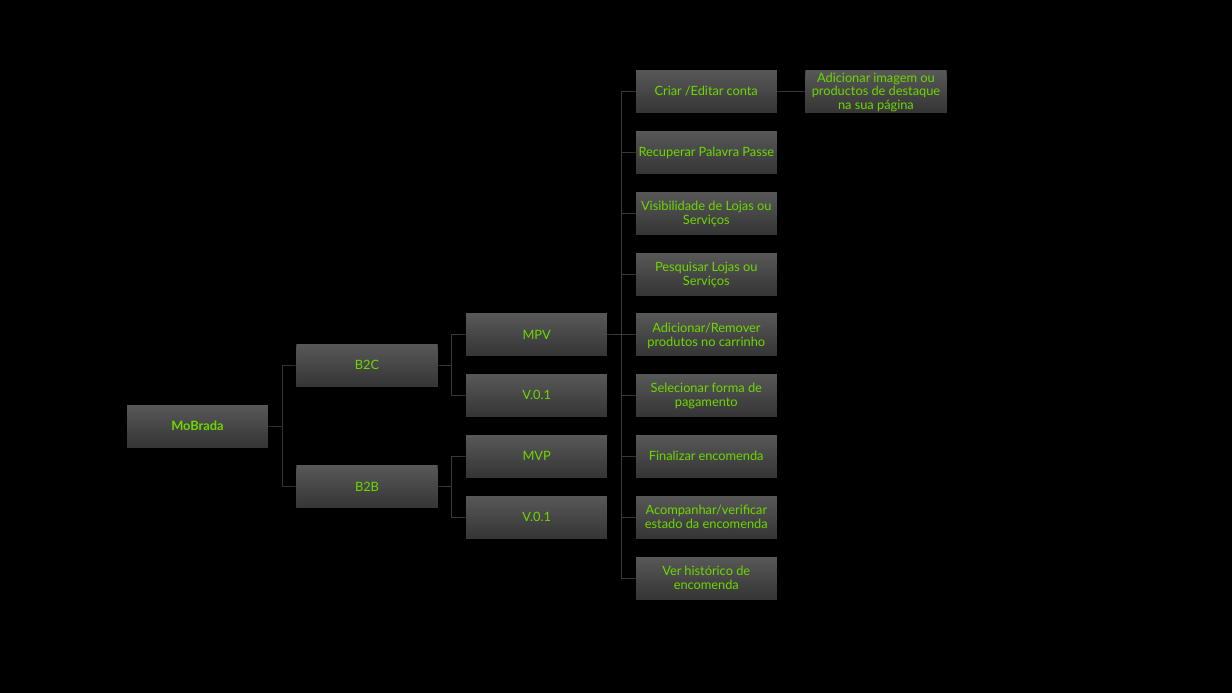
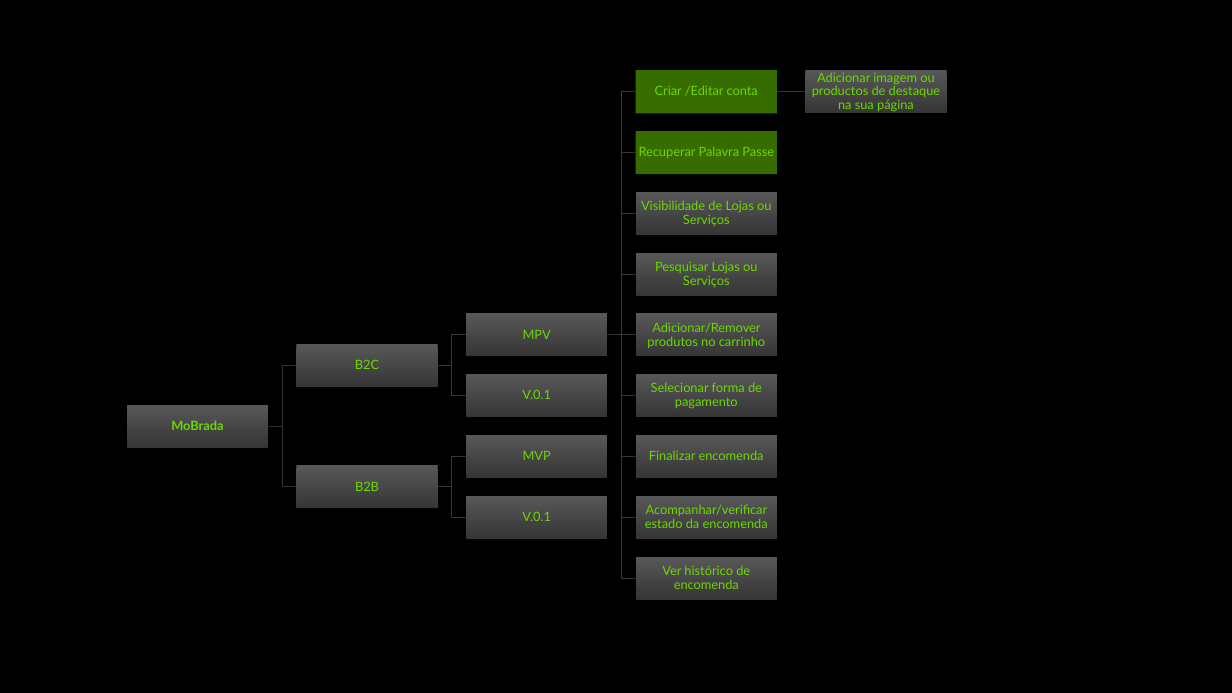
Before and after one commit to Kaculo/mo_brada_2022, a slide deck: slide 2 of PLANIFICAÇÃO/MOBRADA ROADMAP.pptx. Drawn at 1232x693 pixels with LibreOffice and Linux fonts; fonts in the diff are those of the drawing; background and template pictures are left out. Boxes give left, top, right and bottom in pixels: in the first picture for what was removed or moved away, otherwise in the second. Text is boxed around its words. In the diff, an @@ line names an element or a change of style, - is before the commit and + after.

```diff
--- a/PLANIFICAÇÃO/MOBRADA ROADMAP.pptx
+++ b/PLANIFICAÇÃO/MOBRADA ROADMAP.pptx
@@ rectangle at (636,70,777,114): fill gradient #585858 to #363636 to #366C00 @@
@@ rectangle at (636,131,777,175): fill gradient #585858 to #363636 to #366C00 @@
```
Also in this commit, not shown: 14 other files.
